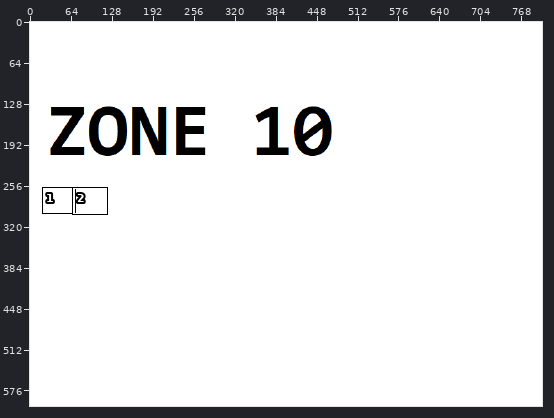
Sprite sheet: images/ZONE10.png. The picture above shows the old version from afar; the outline marks the close-up.
Close-up. As it was:
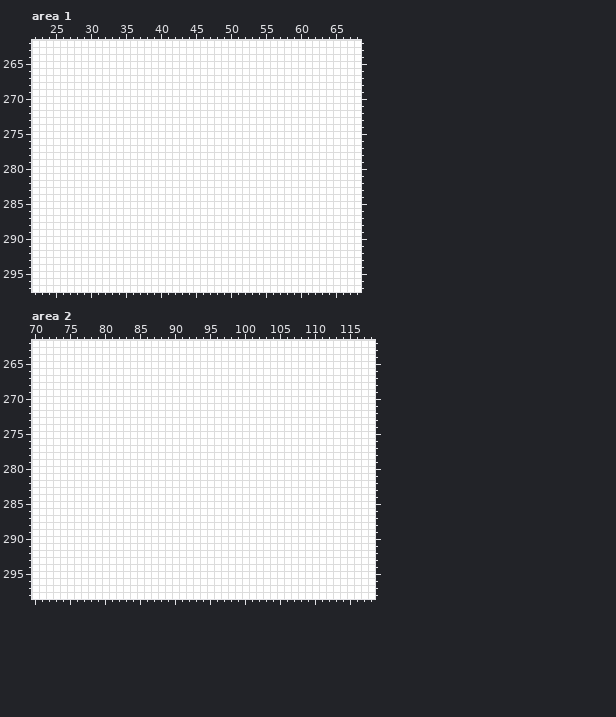
The file is 800x600 pixels. Colours within 5 levels of each other are drawn and written as one. Shown: area 1: x 22..68, y 262..297; area 2: x 70..118, y 262..298. The commit also changed other parts of the picture, which this record leaves out.
The result:
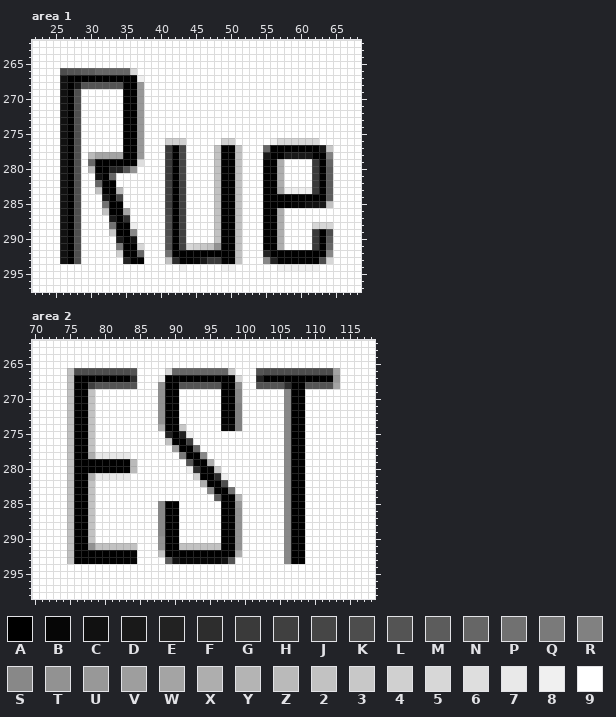
Palette (. is transparent): A #000000  B #060606  C #111111  D #191919  E #222222  F #2d2d2d  G #3a3a3a  H #404040  J #464646  K #4d4d4d  L #545454  M #5c5c5c  N #666666  P #717171  Q #7a7a7a  R #818181  S #888888  T #929292  U #989898  V #9e9e9e  W #a4a4a4  X #aeaeae  Y #b4b4b4  Z #bababa  2 #c2c2c2  3 #c8c8c8  4 #d0d0d0  5 #d7d7d7  6 #dedede  7 #e9e9e9  8 #f0f0f0  9 #ffffff
Edits made:
Changed rows in their new state; - is an unchanged pixel.
Area 1:
first column x 26:
266 KLLMMNNNNN5----------------------------
267 CAAAAAAAAAA8---------------------------
268 CADLLLLLLAAU---------------------------
269 CAK------AAU---------------------------
270 CAK------AAU---------------------------
271 CAK------AAU---------------------------
272 CAK------AAU---------------------------
273 CAK------AAU---------------------------
274 CAK------AAU---------------------------
275 CAK------AAU---------------------------
276 CAK------AAU---444-----44-----8555555--
277 CAK------AAU---GAJ----2AA2---NAAAAAAAD3
278 CAK-ZWWWWAAU---GAJ----2AA2---DAADDDDAAR
279 CAK-NAAAAAA6---GAJ----2AA2---AAX----GAN
280 CAK-ZAAEELT----GAJ----2AA2---AAX----GAM
281 CAK--CAN-------GAJ----2AA2---AAX----GAM
282 CAK--NAA-------HAH----2AA2---AAX----GAM
283 CAK--2AAZ------HAH----2AA2---AAW8888GAM
284 CAK---DAJ------HAH----2AA2---AAAAAAAAAM
285 CAK---PAA------HAH----2AA2---AAAABBCCD2
286 CAK---2AAW-----JAH----2AA2---AAX-------
287 CAK----DAF-----KAH----2AA2---AAX-------
288 CAK----PAA8----KAH----2AA2---AAX----555
289 CAK----3AAS----KAH----2AA2---AAX----GAK
290 CAK-----DAC----LAH----2AA2---AAX----GAM
291 CAK-----QAA5---LAH5432TAA2---AAX----GAN
292 CAK-----4AAN---PAAAAAAAAA2---EAAAAAAAAS
293 CAK------EAA---2FAABDGGAA2---SEAAAAAAK5
294 -----------------8-----88------888888--
Area 2:
first column x 75:
266 2KKKKKKKKL----5NNNNNNNN3---LKKKKKKKKKKW
267 2AAAAAAAAF---8AAAAAAAAAA5--EAAAAAAAAAAU
268 2AAHLLLLLL---TAALLLLLLAAT--LLLLFAALLLLW
269 2AA2---------TAA------AAS------SAA-----
270 2AA2---------TAA------AAS------SAA-----
271 2AA2---------TAA------AAR------SAA-----
272 2AA2---------TAA------AAR------SAA-----
273 2AA2---------TAA------AAR------SAA-----
274 2AA2---------XAA3-----BBR------SAA-----
275 2AA2----------EAE8-------------SAA-----
276 2AA2----------2AAH-------------SAA-----
277 2AA2-----------VAAN------------SAA-----
278 2AAX77777-------QAAS-----------SAA-----
279 2AAAAAAAAZ-------LAAX----------SAA-----
280 2AAAAAAAAZ-------8FAB3---------SAA-----
281 2AAX77777---------4AAF8--------SAA-----
282 2AA2---------------XAAK--------SAA-----
283 2AA2----------------SAAP-------SAA-----
284 2AA2-----------------MAAY------SAA-----
285 2AA2---------SAA------AAU------SAA-----
286 2AA2---------SAA------AAT------SAA-----
287 2AA2---------SAA------AAT------SAA-----
288 2AA2---------SAA------AAT------SAA-----
289 2AA2---------SAA------AAT------SAA-----
290 2AA2---------TAA------AAT------SAA-----
291 2AAT222222---TAA222222AAT------SAA-----
292 2AAAAAAAAB---2AAAAAAAAAAX------SAA-----
293 2AAAAAAAAB----MCBBBBBBCL-------SAA-----
Where, in picture pixels (left, top, right, bottom), the same in both close-ups:
changed: (60, 68, 242, 271)
changed: (263, 138, 333, 271)
changed: (67, 368, 137, 564)
changed: (158, 368, 340, 564)
